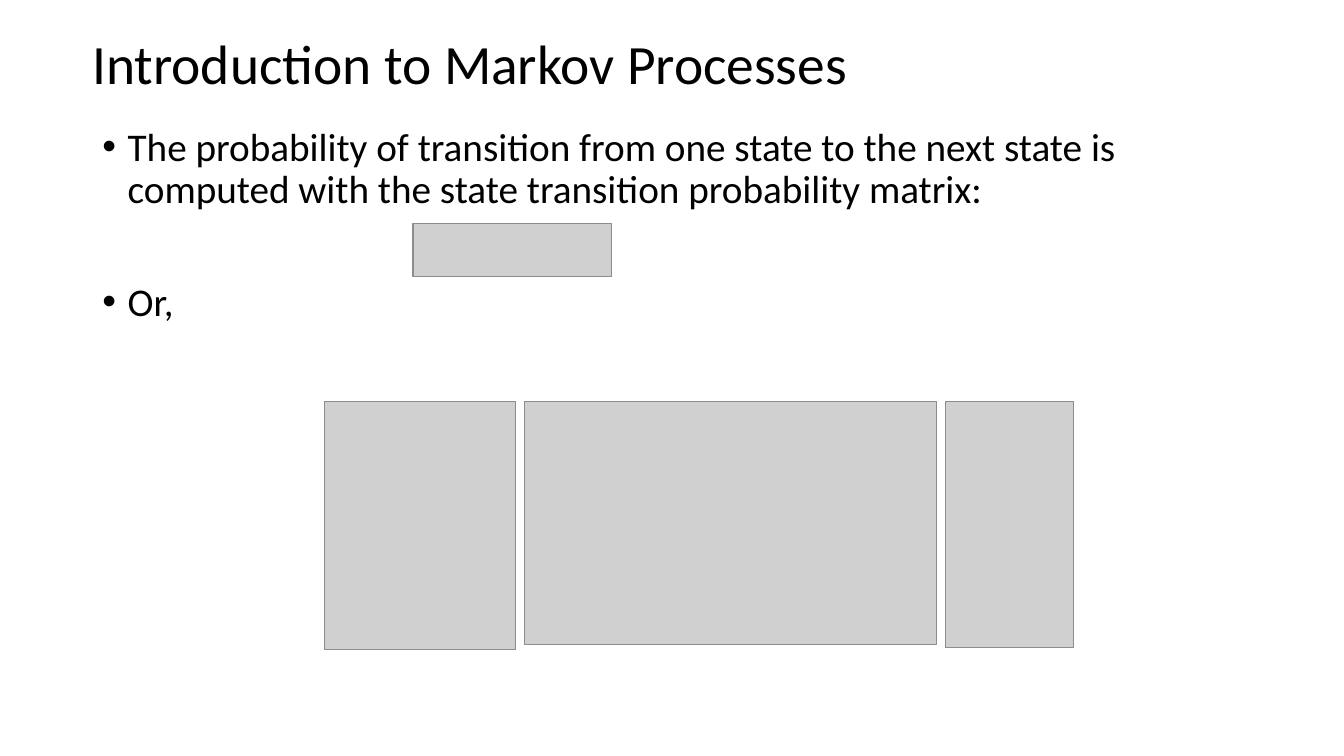
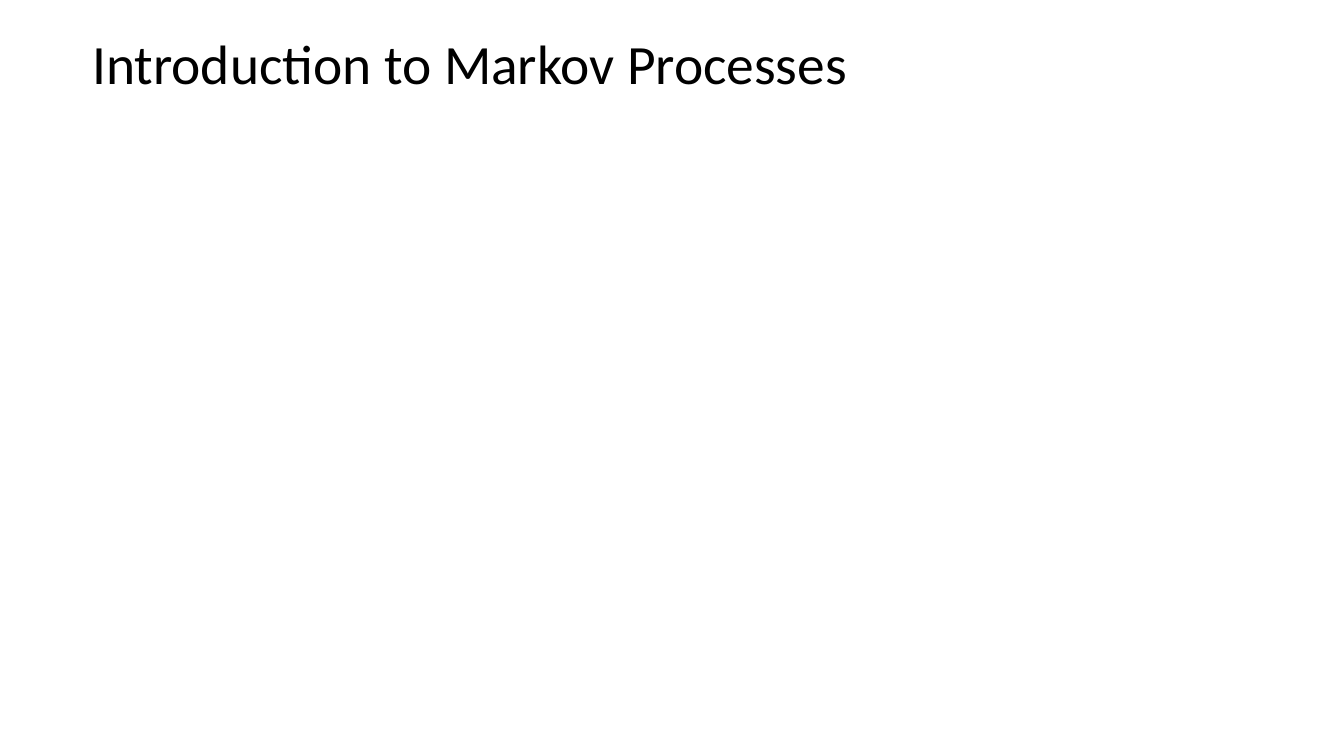
Before and after one commit to StephenElston/CSCI-E-108, a slide deck: slide 23 of slides/5_WebSearching.pptx (slide 30 before the commit). Drawn at 1344x756 pixels with LibreOffice and Linux fonts; fonts in the diff are those of the drawing; grey boxes stand for pictures. Boxes give left, top, right and bottom in pixels: in the first picture for what was removed or moved away, otherwise in the second. Text is boxed around its words. In the diff, an @@ line names an element or a change of style, - is before the commit and + after.

```diff
--- a/slides/5_WebSearching.pptx
+++ b/slides/5_WebSearching.pptx
@@ text removed at (128, 133, 1115, 321) @@
-• The probability of transition from one state to the next state is computed with the state transition probability matrix:
-• Or,
@@ picture removed at (413, 224, 612, 276) @@
@@ picture removed at (325, 401, 516, 649) @@
@@ picture removed at (524, 401, 937, 644) @@
@@ picture removed at (946, 401, 1074, 647) @@
```
Also in this commit, not shown: 7 other slides changed, 3 slides added.
